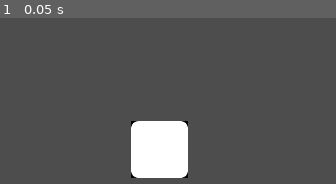
Above: before the commit, frame 1.
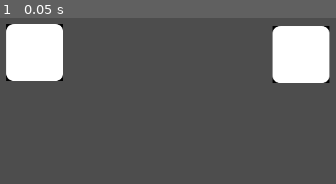
Above: after the commit, the same moment.

Repository: eeeeeeri/assassinato-de-carimbo-miguel
Game: Godot game, scene res://Scenes/interactions_prototype.tscn
Two runs of this game, one before a commit and one after it. Both use one fixed random seed, a clock stepped at 60 frames per second and the inputs below. This scene is started directly instead of the project's main scene.
Inputs:
- Up to frame 1 (0.05 s): no input

The runs differ from the first frame. In frame 1, 18% of the frame differs, in the area x 1-99%, y 3-97%.

Commit message:
3d object inspection interaction;

Diff:
--- /dev/null
+++ b/source/CustomResources/GlobalEvents.tres
@@ -0,0 +1,6 @@
+[gd_resource type="Resource" script_class="GlobalEvents" format=3 uid="uid://yet4xur76d0b"]
+
+[ext_resource type="Script" uid="uid://cq4ymxlvi21h0" path="res://Scripts/GlobalEventsCR.gd" id="1_o4txr"]
+
+[resource]
+script = ExtResource("1_o4txr")
--- /dev/null
+++ b/source/Scenes/click_inspectable_object.tscn
@@ -0,0 +1,9 @@
+[gd_scene format=3 uid="uid://birawuwygp05j"]
+
+[ext_resource type="PackedScene" uid="uid://cj2a848vem8ks" path="res://Scenes/click_interactable.tscn" id="1_g0npg"]
+[ext_resource type="Script" uid="uid://cbw0f3rne7plg" path="res://Scripts/InteractableInspect.gd" id="2_ohnjy"]
+[ext_resource type="PackedScene" uid="uid://ca5ehl3awp485" path="res://Scenes/inspectable_object.tscn" id="3_gg6pm"]
+
+[node name="ClickInspectableObject" unique_id=705077137 instance=ExtResource("1_g0npg")]
+script = ExtResource("2_ohnjy")
+InspectableScene = ExtResource("3_gg6pm")
--- /dev/null
+++ b/source/Scenes/inspectable_object.tscn
@@ -0,0 +1,19 @@
+[gd_scene format=3 uid="uid://ca5ehl3awp485"]
+
+[ext_resource type="Script" uid="uid://1j7n3ds73qte" path="res://Scripts/Inspectable.gd" id="1_gqcn6"]
+
+[sub_resource type="BoxShape3D" id="BoxShape3D_fkqmd"]
+
+[sub_resource type="BoxMesh" id="BoxMesh_gqcn6"]
+
+[node name="InspectableObject" type="StaticBody3D" unique_id=441466860]
+script = ExtResource("1_gqcn6")
+defaultCameraDistance = 2.0
+minCameraDistance = 1.0
+maxCameraDistance = 3.0
+
+[node name="CollisionShape3D" type="CollisionShape3D" parent="." unique_id=1071911347]
+shape = SubResource("BoxShape3D_fkqmd")
+
+[node name="MeshInstance3D" type="MeshInstance3D" parent="." unique_id=31540225]
+mesh = SubResource("BoxMesh_gqcn6")
--- /dev/null
+++ b/source/Scenes/inspection_canvas.tscn
@@ -0,0 +1,43 @@
+[gd_scene format=3 uid="uid://dsjfujutu60vs"]
+
+[ext_resource type="Script" uid="uid://n7i1e2y1a88a" path="res://Scripts/InspectionCanvas.gd" id="1_f6lst"]
+
+[node name="InspectionCanvas" type="Control" unique_id=360760167]
+layout_mode = 3
+anchors_preset = 15
+anchor_right = 1.0
+anchor_bottom = 1.0
+grow_horizontal = 2
+grow_vertical = 2
+script = ExtResource("1_f6lst")
+
+[node name="3DObjectPanel" type="Control" parent="." unique_id=290056482]
+visible = false
+layout_mode = 1
+anchors_preset = 15
+anchor_right = 1.0
+anchor_bottom = 1.0
+grow_horizontal = 2
+grow_vertical = 2
+
+[node name="Background" type="ColorRect" parent="3DObjectPanel" unique_id=1912252679]
+layout_mode = 1
+anchors_preset = 15
+anchor_right = 1.0
+anchor_bottom = 1.0
+grow_horizontal = 2
+grow_vertical = 2
+color = Color(0, 0, 0, 0.6784314)
+
+[node name="ObjectCamTexture" type="TextureRect" parent="3DObjectPanel/Background" unique_id=1575167569]
+layout_mode = 1
+anchors_preset = 15
+anchor_right = 1.0
+anchor_bottom = 1.0
+offset_left = 52.0
+offset_top = 40.0
+offset_right = -52.0
+offset_bottom = -40.0
+grow_horizontal = 2
+grow_vertical = 2
+stretch_mode = 4
--- a/source/Scenes/interactions_prototype.tscn
+++ b/source/Scenes/interactions_prototype.tscn
@@ -1,11 +1,22 @@
 [gd_scene format=3 uid="uid://bgpqxtkbaosy4"]
 
 [ext_resource type="PackedScene" uid="uid://cj2a848vem8ks" path="res://Scenes/click_interactable.tscn" id="1_e5ax4"]
+[ext_resource type="PackedScene" uid="uid://birawuwygp05j" path="res://Scenes/click_inspectable_object.tscn" id="2_iutop"]
+[ext_resource type="PackedScene" uid="uid://dskcxgegt7slf" path="res://Scenes/object_inspector.tscn" id="3_2anby"]
+[ext_resource type="PackedScene" uid="uid://dsjfujutu60vs" path="res://Scenes/inspection_canvas.tscn" id="4_2anby"]
 
 [node name="Interactions_prototype" type="Node2D" unique_id=1761780971]
 
 [node name="Camera2D" type="Camera2D" parent="." unique_id=97470348]
 
 [node name="ClickInteractable" parent="." unique_id=705077137 instance=ExtResource("1_e5ax4")]
+position = Vector2(-180, -140)
+
+[node name="ClickInspectableObject" parent="." unique_id=2064490611 instance=ExtResource("2_iutop")]
+position = Vector2(204, -137)
+
+[node name="ObjectInspector" parent="." unique_id=1508487688 instance=ExtResource("3_2anby")]
+
+[node name="InspectionCanvas" parent="." unique_id=360760167 instance=ExtResource("4_2anby")]
 
 [connection signal="mouse_entered" from="ClickInteractable" to="ClickInteractable" method="_on_mouse_entered"]
--- /dev/null
+++ b/source/Scenes/object_inspector.tscn
@@ -0,0 +1,24 @@
+[gd_scene format=3 uid="uid://dskcxgegt7slf"]
+
+[ext_resource type="Script" uid="uid://bdgkrea4w4sw2" path="res://Scripts/ObjectInspector.gd" id="1_hq2uk"]
+
+[node name="ObjectInspector" type="Node3D" unique_id=1508487688]
+script = ExtResource("1_hq2uk")
+
+[node name="SubViewport" type="SubViewport" parent="." unique_id=850820707]
+transparent_bg = true
+size = Vector2i(1024, 1024)
+
+[node name="InspectionCamera" type="Camera3D" parent="SubViewport" unique_id=1486601183]
+near = 0.01
+far = 20.0
+
+[node name="ObjectParentPoint" type="Node3D" parent="SubViewport" unique_id=725816643]
+transform = Transform3D(1, 0, 0, 0, 1, 0, 0, 0, 1, 0, 0, -2.756218)
+
+[node name="MainLight" type="DirectionalLight3D" parent="SubViewport" unique_id=935541220]
+transform = Transform3D(0.7229792, -0.36071116, 0.589227, 0, 0.8528772, 0.5221116, -0.6908698, -0.3774758, 0.6166124, 0, 0, 0)
+
+[node name="RimLight" type="DirectionalLight3D" parent="SubViewport" unique_id=1938736714]
+transform = Transform3D(0.7229791, 0.3524387, -0.59421206, 3.7252903e-09, -0.86009276, -0.5101376, -0.6908698, 0.36881894, -0.62182903, 0, 0, 0)
+light_energy = 0.3
--- /dev/null
+++ b/source/Scripts/GlobalEventsCR.gd
@@ -0,0 +1,5 @@
+class_name GlobalEvents extends Resource
+
+signal OnInteractInspection3D(inspectable:Inspectable)
+signal OnInspect3D(camTex:ViewportTexture)
+signal EndInspection()
--- /dev/null
+++ b/source/Scripts/GlobalResources.gd
@@ -0,0 +1,3 @@
+extends Node
+
+const GLOBAL_EVENTS = preload("uid://yet4xur76d0b")
--- /dev/null
+++ b/source/Scripts/Inspectable.gd
@@ -0,0 +1,5 @@
+class_name Inspectable extends Node
+
+@export var defaultCameraDistance:float = 1
+@export var minCameraDistance:float = .5
+@export var maxCameraDistance:float = 2
--- /dev/null
+++ b/source/Scripts/InspectionCanvas.gd
@@ -0,0 +1,15 @@
+extends Node
+
+@onready var _3d_object_panel: Control = $"3DObjectPanel"
+@onready var object_cam_texture: TextureRect = $"3DObjectPanel/Background/ObjectCamTexture"
+
+func _ready() -> void:
+	GlobalResources.GLOBAL_EVENTS.OnInspect3D.connect(Inspect3D)
+	GlobalResources.GLOBAL_EVENTS.EndInspection.connect(EndInspection)
+
+func Inspect3D(camTex:ViewportTexture) -> void:
+	_3d_object_panel.visible = true
+	object_cam_texture.texture = camTex
+
+func EndInspection() -> void:
+	_3d_object_panel.visible = false
--- a/source/Scripts/Interactable.gd
+++ b/source/Scripts/Interactable.gd
@@ -4,4 +4,7 @@
 
 func _on_input_event(viewport: Node, event: InputEvent, shape_idx: int) -> void:
 	if(event.is_action_released("Press")):
-		OnInteracted.emit()
+		_interacted()
+
+func _interacted() -> void:
+	OnInteracted.emit()
--- /dev/null
+++ b/source/Scripts/InteractableInspect.gd
@@ -0,0 +1,7 @@
+extends Interactable
+
+@export var InspectableScene:PackedScene
+
+func _interacted() -> void:
+	super()
+	GlobalResources.GLOBAL_EVENTS.OnInteractInspection3D.emit(InspectableScene)
--- /dev/null
+++ b/source/Scripts/ObjectInspector.gd
@@ -0,0 +1,70 @@
+class_name Inspector extends Node
+
+@onready var sub_viewport: SubViewport = $SubViewport
+@onready var inspection_camera: Camera3D = $SubViewport/InspectionCamera
+@onready var object_parent_point: Node3D = $SubViewport/ObjectParentPoint
+
+@export var RotationSensitivity:float = 1
+@export var ZoomSensitivity:float = 8
+
+@export var PopupAnimDuration:float = .2
+
+var currentInspectable:Inspectable
+
+var scaleTween:Tween
+
+var initialized:bool
+
+var mouseDelta:Vector2
+
+func _ready() -> void:
+	GlobalResources.GLOBAL_EVENTS.OnInteractInspection3D.connect(StartInspection)
+
+func StartInspection(inspectableScene:PackedScene) -> void:
+	GlobalResources.GLOBAL_EVENTS.OnInspect3D.emit(sub_viewport.get_texture())
+	initialized = false
+	currentInspectable = inspectableScene.instantiate() as Inspectable
+	if(currentInspectable == null): return
+
+	object_parent_point.global_position = inspection_camera.global_position + -inspection_camera.global_basis.z.normalized() * currentInspectable.defaultCameraDistance
+	object_parent_point.add_child(currentInspectable)
+	object_parent_point.scale = Vector3.ZERO
+	if(scaleTween): scaleTween.kill()
+	scaleTween = create_tween()
+	scaleTween.tween_property(object_parent_point, "scale", Vector3.ONE, PopupAnimDuration).finished.connect(func():
+		initialized = true)
+
+func  EndInspection() -> void:
+	initialized = false
+
+	if(scaleTween): scaleTween.kill()
+	scaleTween = create_tween()
+	scaleTween.tween_property(object_parent_point, "scale", Vector3.ZERO, PopupAnimDuration).finished.connect(func():
+		currentInspectable.queue_free()
+		GlobalResources.GLOBAL_EVENTS.EndInspection.emit())
+
+func _input(event: InputEvent) -> void:
+	if(Input.is_action_just_pressed("Cancel")):
+		EndInspection()
+	if(event is InputEventMouseMotion):
+		mouseDelta = event.relative
+
+func _process(delta: float) -> void:
+	if(currentInspectable == null || !initialized): return
+
+	if(initialized && Input.is_action_pressed("InspectRotate")):
+		object_parent_point.rotate(inspection_camera.global_basis.y, delta * mouseDelta.x * RotationSensitivity)
+		object_parent_point.rotate(inspection_camera.global_basis.x, delta * mouseDelta.y * RotationSensitivity)
+
+	var scrollValue = 0
+	if(Input.is_action_just_released("InspectZoomUp")): scrollValue = 1
+	if(Input.is_action_just_released("InspectZoomDown")): scrollValue = -1
+
+	var zoomMoveAmount = scrollValue * delta * ZoomSensitivity
+	var currentDistance = object_parent_point.global_position.distance_to(inspection_camera.global_position)
+	var newDistance = currentDistance - zoomMoveAmount
+	newDistance = clamp(newDistance, currentInspectable.minCameraDistance, currentInspectable.maxCameraDistance)
+
+	object_parent_point.global_position = inspection_camera.global_position + -inspection_camera.global_basis.z.normalized() * newDistance
+
+	mouseDelta = Vector2.ZERO
--- a/source/project.godot
+++ b/source/project.godot
@@ -11,12 +11,41 @@
 [application]
 
 config/name="O Assassinato de Carimbo Miguel"
-run/main_scene="uid://dkvx7ypjiyem4"
+run/main_scene="uid://b73jl2t5nj8xk"
 config/features=PackedStringArray("4.6", "Mobile")
 config/icon="res://icon.svg"
 
+[autoload]
+
+GlobalResources="*uid://c75kdqehc8fau"
+
 [input]
 
+Press={
+"deadzone": 0.2,
+"events": [Object(InputEventMouseButton,"resource_local_to_scene":false,"resource_name":"","device":-1,"window_id":0,"alt_pressed":false,"shift_pressed":false,"ctrl_pressed":false,"meta_pressed":false,"button_mask":0,"position":Vector2(0, 0),"global_position":Vector2(0, 0),"factor":1.0,"button_index":1,"canceled":false,"pressed":false,"double_click":false,"script":null)
+]
+}
+Cancel={
+"deadzone": 0.2,
+"events": [Object(InputEventMouseButton,"resource_local_to_scene":false,"resource_name":"","device":-1,"window_id":0,"alt_pressed":false,"shift_pressed":false,"ctrl_pressed":false,"meta_pressed":false,"button_mask":2,"position":Vector2(189, 23),"global_position":Vector2(198, 71),"factor":1.0,"button_index":2,"canceled":false,"pressed":true,"double_click":false,"script":null)
+]
+}
+InspectRotate={
+"deadzone": 0.2,
+"events": [null, Object(InputEventMouseButton,"resource_local_to_scene":false,"resource_name":"","device":-1,"window_id":0,"alt_pressed":false,"shift_pressed":false,"ctrl_pressed":false,"meta_pressed":false,"button_mask":1,"position":Vector2(157, 11),"global_position":Vector2(166, 59),"factor":1.0,"button_index":1,"canceled":false,"pressed":true,"double_click":false,"script":null)
+]
+}
+InspectZoomUp={
+"deadzone": 0.2,
+"events": [Object(InputEventMouseButton,"resource_local_to_scene":false,"resource_name":"","device":-1,"window_id":0,"alt_pressed":false,"shift_pressed":false,"ctrl_pressed":false,"meta_pressed":false,"button_mask":8,"position":Vector2(392, 9),"global_position":Vector2(401, 57),"factor":1.0,"button_index":4,"canceled":false,"pressed":true,"double_click":false,"script":null)
+]
+}
+InspectZoomDown={
+"deadzone": 0.2,
+"events": [Object(InputEventMouseButton,"resource_local_to_scene":false,"resource_name":"","device":-1,"window_id":0,"alt_pressed":false,"shift_pressed":false,"ctrl_pressed":false,"meta_pressed":false,"button_mask":16,"position":Vector2(278, 23),"global_position":Vector2(287, 71),"factor":1.0,"button_index":5,"canceled":false,"pressed":true,"double_click":false,"script":null)
+]
+}
 up={
 "deadzone": 0.2,
 "events": [Object(InputEventKey,"resource_local_to_scene":false,"resource_name":"","device":-1,"window_id":0,"alt_press …(192 unchanged characters)…
Not shown, added: source/Scripts/GlobalEventsCR.gd.uid
Not shown, added: source/Scripts/GlobalResources.gd.uid
Not shown, added: source/Scripts/Inspectable.gd.uid
Not shown, added: source/Scripts/InspectionCanvas.gd.uid
Not shown, added: source/Scripts/InteractableInspect.gd.uid
Not shown, added: source/Scripts/ObjectInspector.gd.uid
